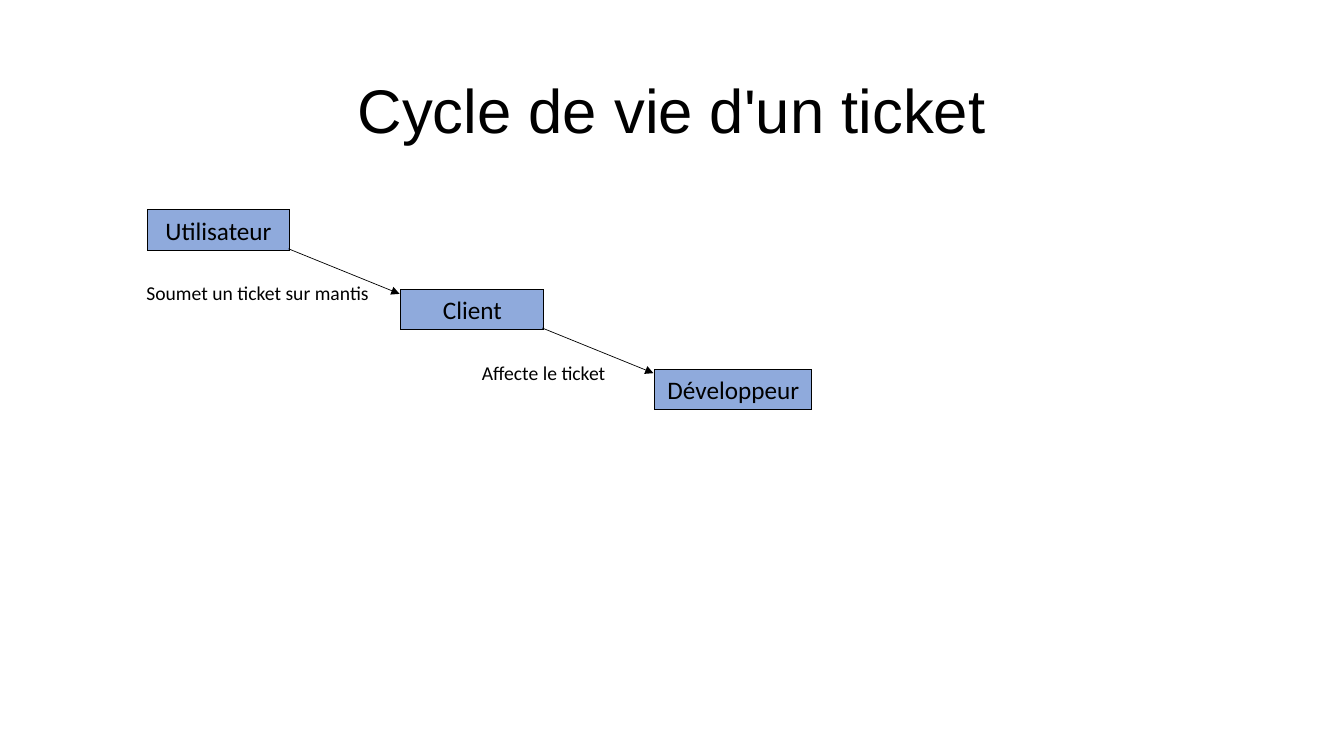
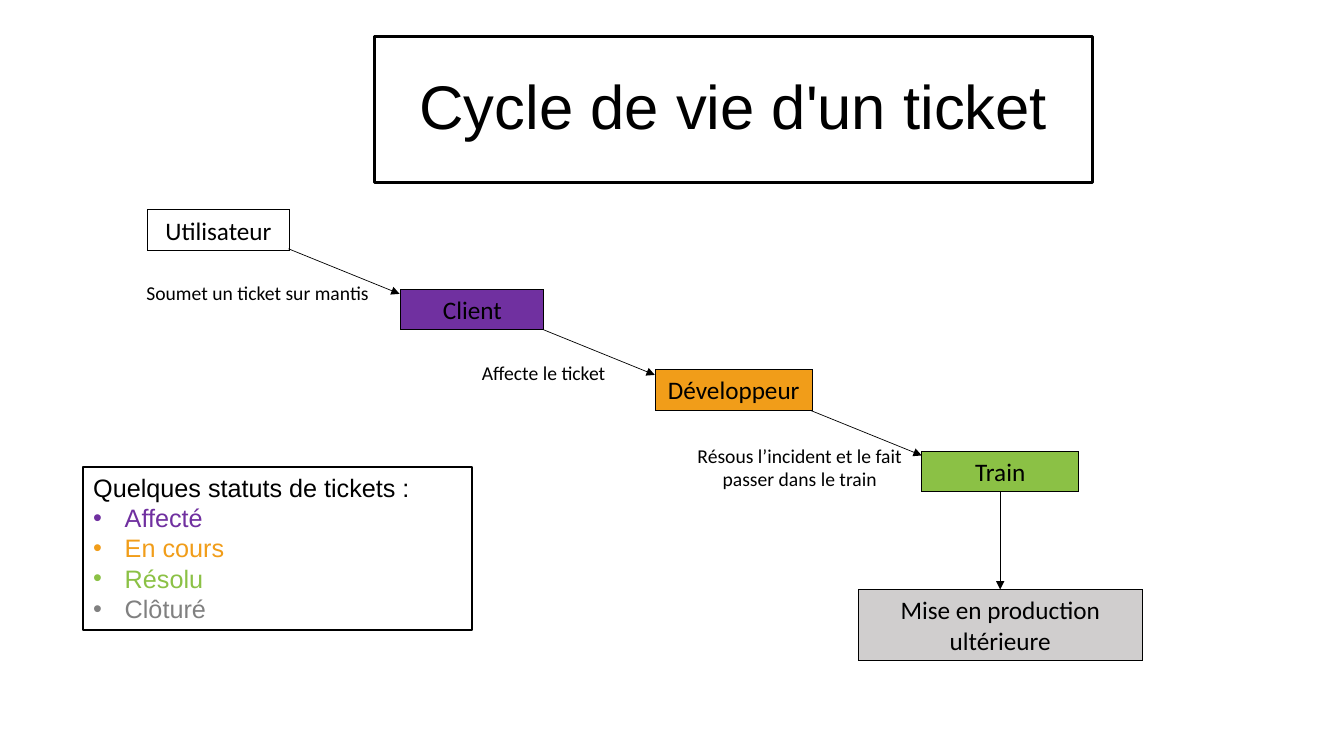
Before and after one commit to Zoridg/Soutenance_stage, a slide deck: slide 9 of Soutenance.pptx. Drawn at 1344x756 pixels with LibreOffice and Linux fonts; fonts in the diff are those of the drawing. Boxes give left, top, right and bottom in pixels: in the first picture for what was removed or moved away, otherwise in the second. Text is boxed around its words. In the diff, an @@ line names an element or a change of style, - is before the commit and + after.

```diff
--- a/Soutenance.pptx
+++ b/Soutenance.pptx
@@ title "Cycle de vie d'un ticket": place and size @@
-title "Cycle de vie d'un ticket" at box(358, 88, 985, 145)
+title "Cycle de vie d'un ticket" at box(375, 36, 1093, 182)
@@ title "Cycle de vie d'un ticket" at box(375, 36, 1093, 182): outline none to #000000 2.25 pt @@
@@ rectangle "Utilisateur" at box(147, 210, 290, 250): fill #8FAADC to #FFFFFF @@
@@ rectangle "Client" at box(401, 289, 544, 330): fill #8FAADC to #7030A0 @@
@@ rectangle "Développeur" at box(655, 370, 813, 410): fill #8FAADC to #F19D19 @@
@@ arrow added from (811, 410) to (922, 456), #000000 0.5 pt @@
@@ text added at box(697, 447, 902, 489), 14 pt, text #000000 @@
+Résous l’incident et le fait passer dans le train
@@ rectangle added at box(84, 468, 473, 631), outline #000000 1.5 pt, 18 pt, text #000000 @@
+Quelques statuts de tickets :
+• Affecté
+• En cours
+• Résolu
+• Clôturé
@@ rectangle added at box(922, 452, 1079, 492), fill #8BC145, outline #000000 0.75 pt, 18 pt, text #000000 @@
+Train
@@ arrow added from (1000, 492) to (1000, 590), #000000 0.5 pt @@
@@ rectangle added at box(858, 590, 1142, 661), fill #D0CECE, outline #000000 0.75 pt, 18 pt, text #000000 @@
+Mise en production ultérieure
```
Also in this commit, not shown: 6 other slides changed, 2 slides added.
